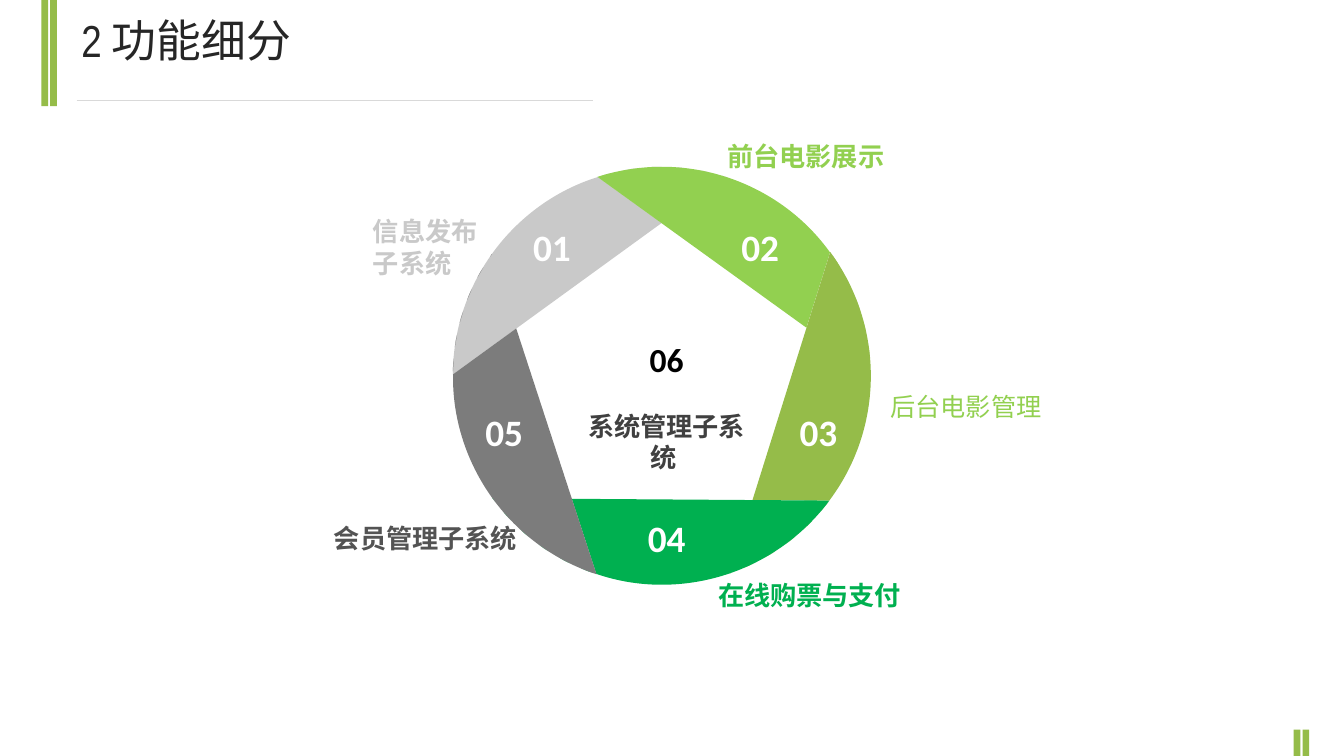
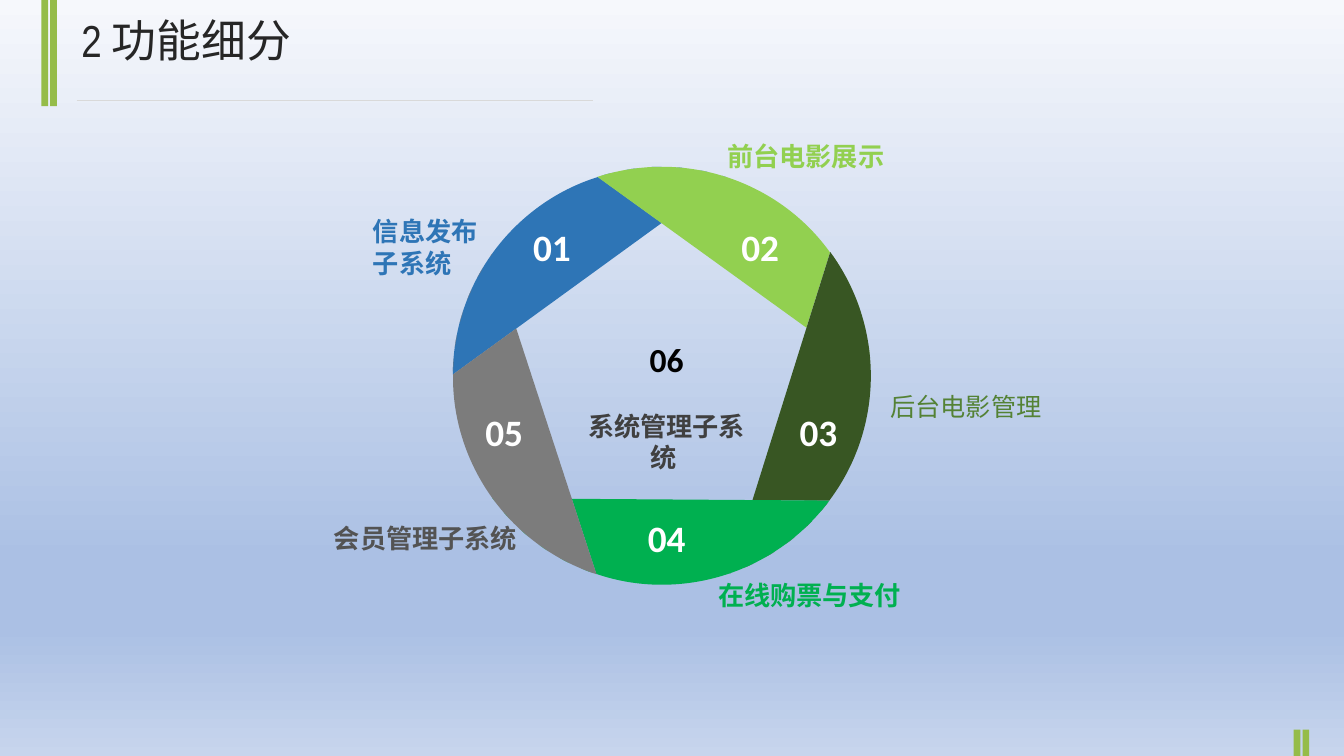
Before and after one commit to ArchibaldOS/FilmAndTelevisionBusiness, a slide deck: slide 4 of Milestone/Milestone_5/项目总结.pptx. Drawn at 1344x756 pixels with LibreOffice and Linux fonts; fonts in the diff are those of the drawing. Boxes give left, top, right and bottom in pixels: in the first picture for what was removed or moved away, otherwise in the second. Text is boxed around its words. In the diff, an @@ line names an element or a change of style, - is before the commit and + after.

```diff
--- a/Milestone/Milestone_5/项目总结.pptx
+++ b/Milestone/Milestone_5/项目总结.pptx
@@ background #FFFFFF to gradient #F6F8FC to #ABC0E4 to #C7D5ED @@
@@ freeform shape at [408, 140, 757, 374]: fill #C9C9C9 to #2E75B6 @@
@@ text "信息发布子系统" at [373, 218, 477, 276]: text colour #C9C9C9 to #2E75B6 @@
@@ freeform shape at [644, 252, 947, 597]: fill #95BC49 to #385723 @@
@@ text "后台电影管理" at [890, 395, 1041, 418]: text colour #92D050 to #548235 @@
```
Also in this commit, not shown: 11 other slides changed, 1 other file.
